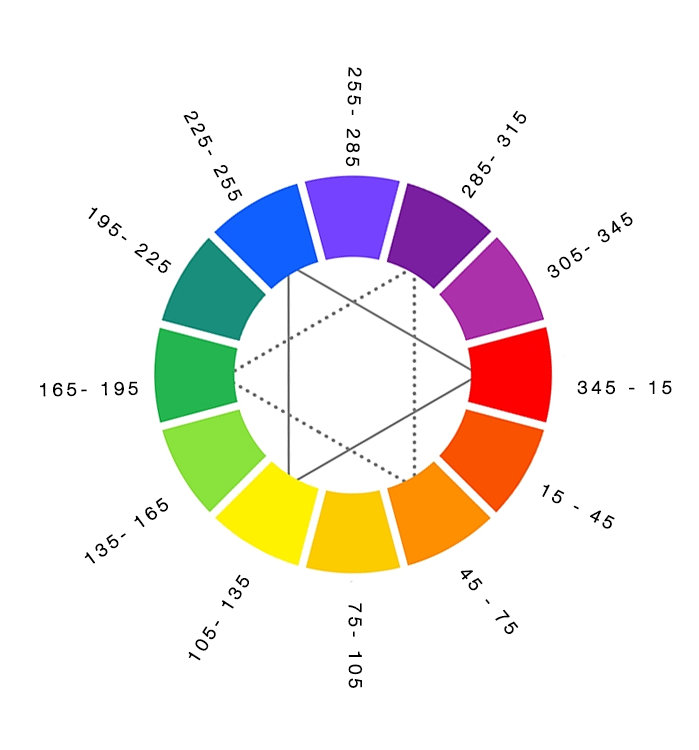
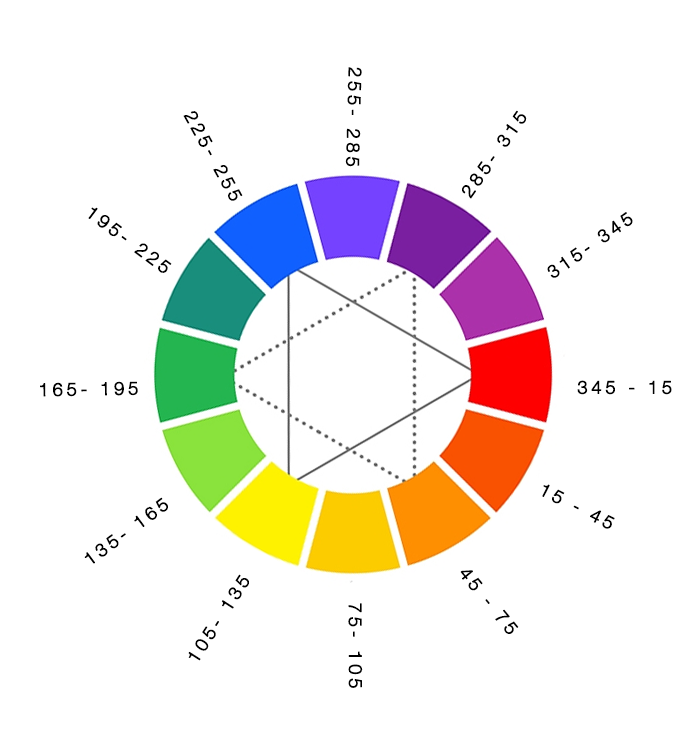
Two versions of the same layered image (699 × 750). Layer-by-layer changes:
renamed "305- 345" to "315- 345", painted on it over bbox(559, 256, 571, 270)
